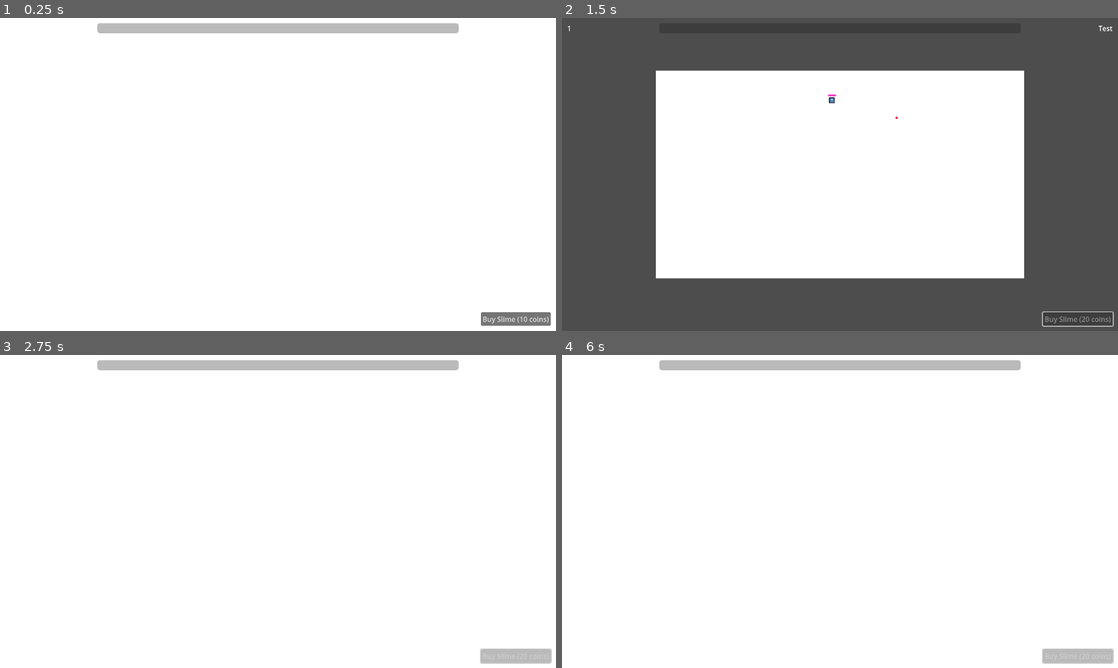
Above: before the commit, frames 1-4 (two rows, left to right).
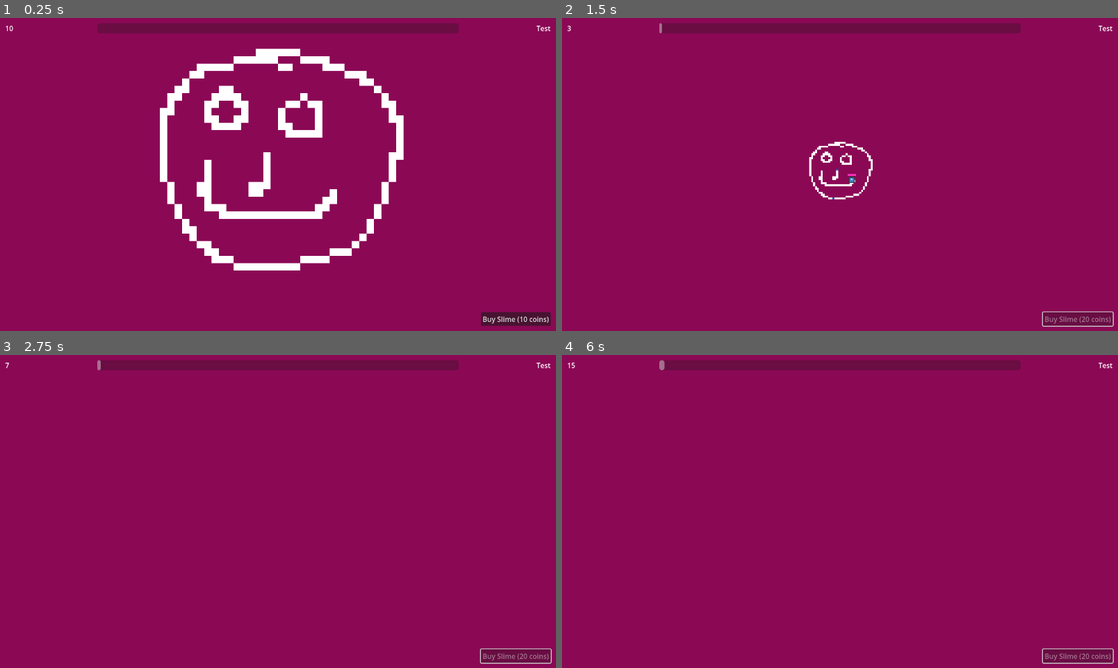
Above: after the commit, the same moments.

Repository: SelfDevTV/Pixler
Game: Godot game, scene res://scenes/main.tscn
The game is run twice, just before and just after one commit, with the same random seed, the same clock (stepped at 60 frames per second) and the same inputs. The engine's default icon, where the game draws it, is replaced by a stand-in: a white triangle on a blue panel in a dark square.
Inputs (mouse positions are in pixels of both pictures, inside the frame that each line leads up to):
- Up to frame 1 (0.25 s): no input
- Up to frame 2 (1.5 s): click "Buy Slime (10 coins)" at 0.5 s; move the mouse to (962, 158) at 1.27 s; tap Middle mouse button (pan_activate) at 1.35 s
- Up to frame 3 (2.75 s): move the mouse to (166, 527) at 2.02 s; tap Mouse wheel up (zoom_in) at 2.1 s
- Up to frame 4 (6 s): tap Enter at 2.75, 4.25, 5.75 s; move the mouse to (895, 442) at 2.77 s; tap Mouse wheel down (zoom_out) at 2.85, 5.1 s; tap Space at 3.5, 5 s; move the mouse to (812, 574) at 3.52 s; tap Middle mouse button (pan_activate) at 3.6, 5.85 s; move the mouse to (1006, 558) at 4.27 s; tap Mouse wheel up (zoom_in) at 4.35 s; move the mouse to (673, 464) at 5.02 s; move the mouse to (867, 511) at 5.77 s

The runs differ from the first frame. In frame 1, 95% of the frame differs, in the area x 0-100%, y 0-100%; in frame 2, 100%; in frame 3, 100%; in frame 4, 100%.

Commit message:
painting now supporst transparent pngs

Diff:
--- a/autoload/grid_manager.gd
+++ b/autoload/grid_manager.gd
@@ -37,7 +37,10 @@
     return current_painting_data
 
 func has_unpainted_cells() -> bool:
-    return cells.any(func(c: Cell): return not c.is_painted)
+    return cells.any(func(c: Cell): return not c.is_painted and has_cell_color(c))
+
+func has_cell_color(cell: Cell) -> bool:
+    return cell.color.a > 0.0
 
 func mark_cell_painted(position: Vector2i):
     painted_count += 1
@@ -52,10 +55,18 @@
 
 func get_unpainted_cell_positions() -> Array[Vector2i]:
     var positions: Array[Vector2i] = []
-    for cell in cells:
+    var colored_cells = get_colored_cells()
+    for cell in colored_cells:
         if not cell.is_painted:
             positions.append(cell.position)
     return positions
+
+func get_colored_cells() -> Array[Cell]:
+    var colored_cells: Array[Cell] = []
+    for cell in cells:
+        if cell.color.a > 0.0:
+            colored_cells.append(cell)
+    return colored_cells
 
 func get_painted_cell_positions() -> Array[Vector2i]:
     var positions: Array[Vector2i] = []
--- a/project.godot
+++ b/project.godot
@@ -55,3 +55,4 @@
 textures/canvas_textures/default_texture_filter=0
 renderer/rendering_method="gl_compatibility"
 renderer/rendering_method.mobile="gl_compatibility"
+environment/defaults/default_clear_color=Color(0.5438069, 0.033652756, 0.33252704, 1)
--- a/resources/test_painting.tres
+++ b/resources/test_painting.tres
@@ -1,11 +1,10 @@
 [gd_resource type="Resource" script_class="Painting" load_steps=3 format=3 uid="uid://bivda0maurrt2"]
 
-[ext_resource type="Script" uid="uid://dm61c7jyjq0m6" path="res://scripts/painting.gd" id="1_1l2fi"]
-[ext_resource type="Texture2D" uid="uid://dcumbrg6cc6e" path="res://assets/images/133845052279408518.jpg" id="1_cnx28"]
+[ext_resource type="Texture2D" uid="uid://cjeco4rborclr" path="res://assets/images/Test.png" id="1_cnx28"]
+[ext_resource type="Script" uid="uid://dm61c7jyjq0m6" path="res://scripts/painting.gd" id="2_oqvox"]
 
 [resource]
-script = ExtResource("1_1l2fi")
+script = ExtResource("2_oqvox")
 painting_name = "Test"
 image_texture = ExtResource("1_cnx28")
-shrink_factor = 20.0
 metadata/_custom_type_script = "uid://dm61c7jyjq0m6"
--- a/scripts/grid_renderer.gd
+++ b/scripts/grid_renderer.gd
@@ -46,6 +46,9 @@
     for p in GridManager.get_painted_cell_positions():
             var c = GridManager.get_cell_at(p)
             image.set_pixelv(c.position, c.color)
+    for p in GridManager.cells:
+        if p.color.a == 0.0:
+            image.set_pixelv(p.position, Color.TRANSPARENT)
 
     image_texture = ImageTexture.create_from_image(image)
     sprite_2d.texture = image_texture
